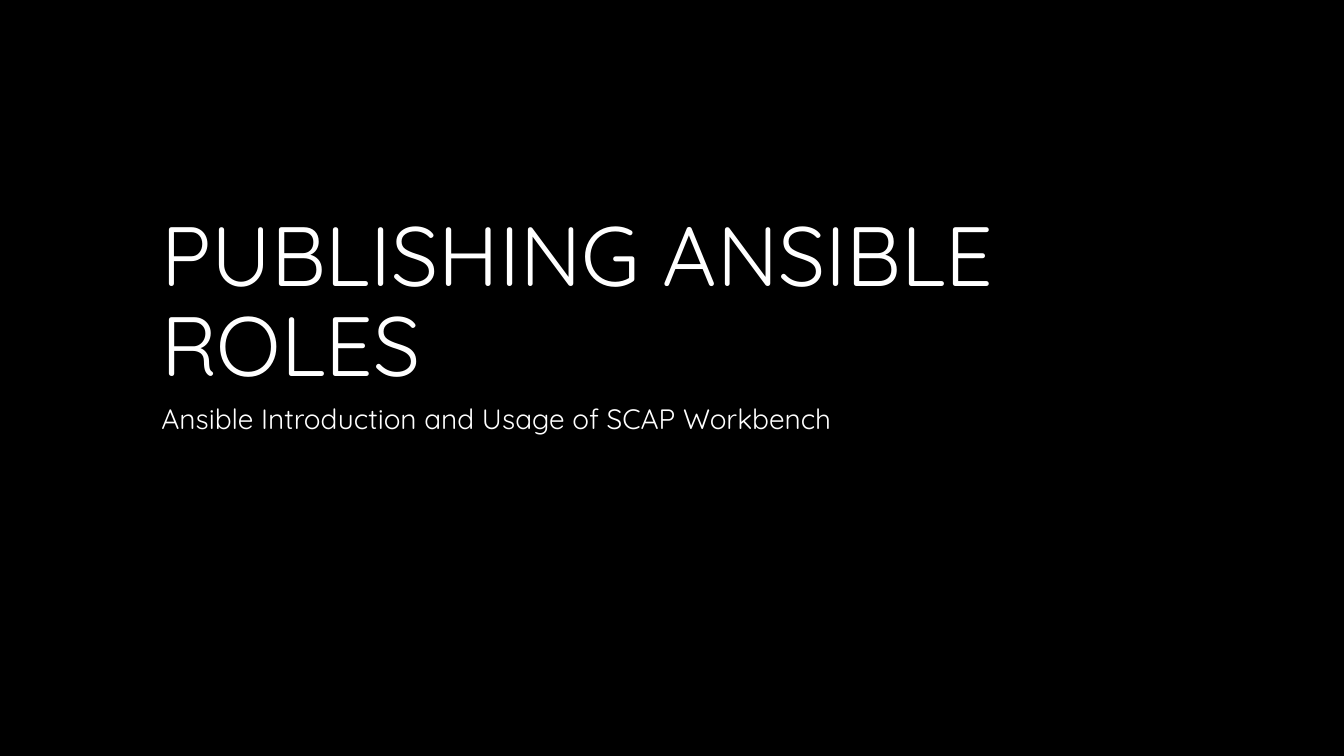
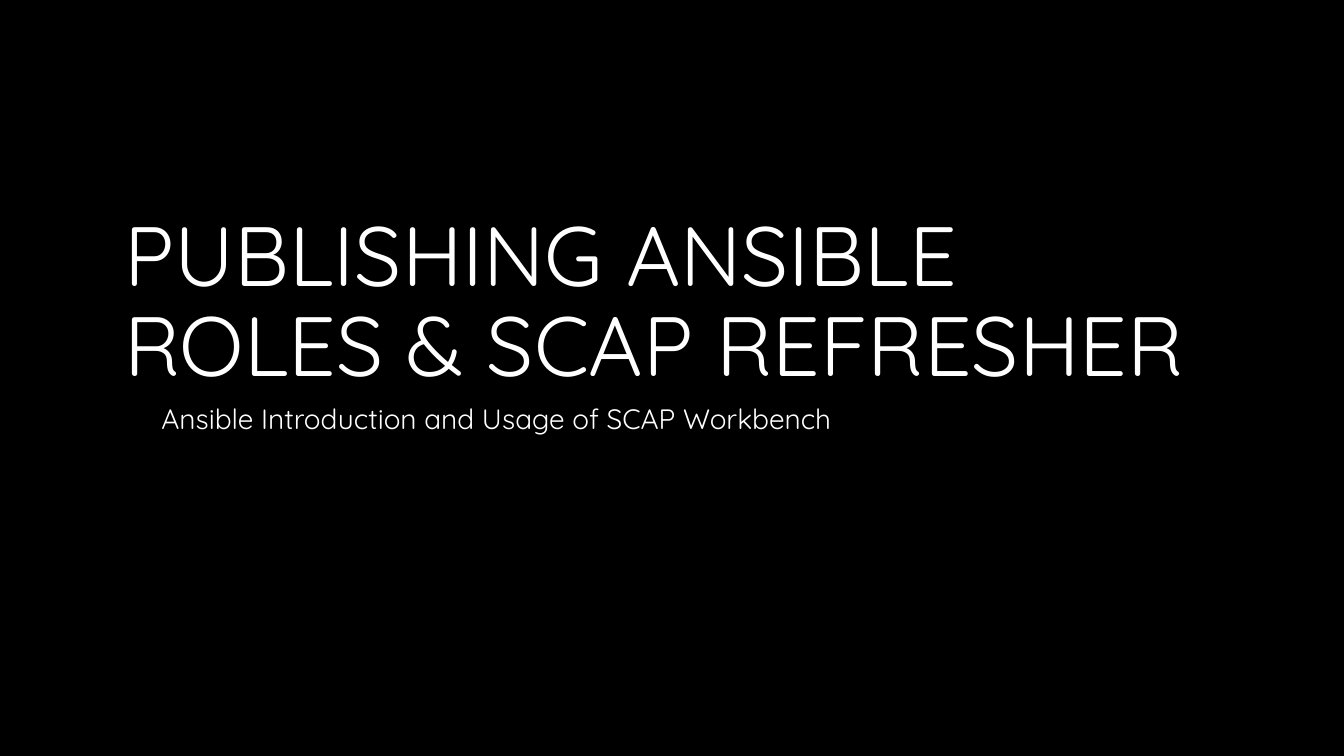
Before and after one commit to tmichett/LUG, a slide deck: slide 1 of Ansible_Roles/Presentation/CKB-LUG-Ansible.pptx. Drawn at 1344x756 pixels with LibreOffice and Linux fonts; fonts in the diff are those of the drawing; background and template pictures are left out. Boxes give left, top, right and bottom in pixels: in the first picture for what was removed or moved away, otherwise in the second. Text is boxed around its words. In the diff, an @@ line names an element or a change of style, - is before the commit and + after.

```diff
--- a/Ansible_Roles/Presentation/CKB-LUG-Ansible.pptx
+++ b/Ansible_Roles/Presentation/CKB-LUG-Ansible.pptx
@@ title at (124, 226, 1183, 377): text changed @@
-PUBLISHING ANSIBLE ROLES
+PUBLISHING ANSIBLE ROLES & SCAP REFRESHER
```
Also in this commit, not shown: 6 other slides changed, 2 slides added, 1 other file.
